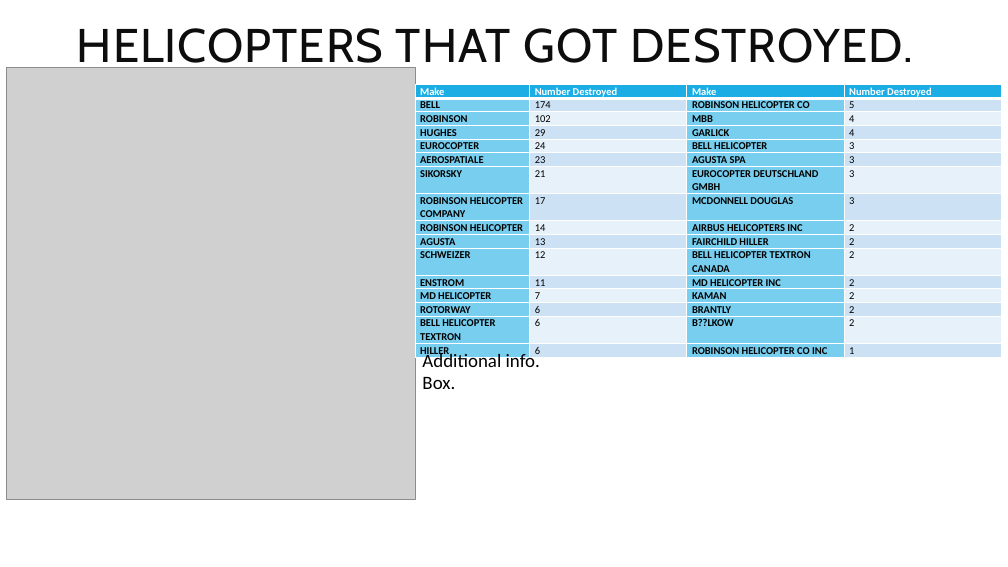
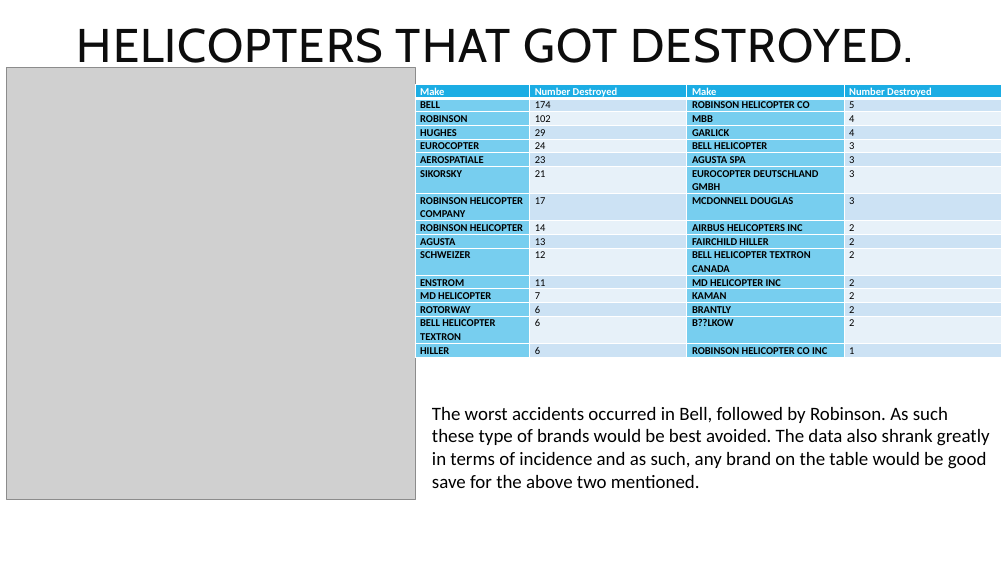
Before and after one commit to kdizz/dsc-phase-1-project-v3, a slide deck: slide 8 of CAPITAL INVESTMENTS LIMITED.pptx. Drawn at 1008x567 pixels with LibreOffice and Linux fonts; fonts in the diff are those of the drawing; grey boxes stand for pictures. Boxes give left, top, right and bottom in pixels: in the first picture for what was removed or moved away, otherwise in the second. Text is boxed around its words. In the diff, an @@ line names an element or a change of style, - is before the commit and + after.

Commit message:
9th push, powerpoint done, pending alignment of ipynb and creation of dashboard and editing the readme files

```diff
--- a/CAPITAL INVESTMENTS LIMITED.pptx
+++ b/CAPITAL INVESTMENTS LIMITED.pptx
@@ table: place and size @@
-table at [415, 85, 1002, 361]
+table at [415, 85, 1002, 381]
@@ text removed at [422, 351, 540, 389] @@
-Additional info.
-Box.
@@ text added at [432, 407, 990, 488], 18 pt, text #000000 @@
+The worst accidents occurred in Bell, followed by Robinson. As such these type of brands would be best avoided. The data also shrank greatly in terms of incidence and as such, any brand on the table would be good save for the above two mentioned.
```
Also in this commit, not shown: 5 other slides changed, 1 slide added, 1 slide removed, 5 other files.
